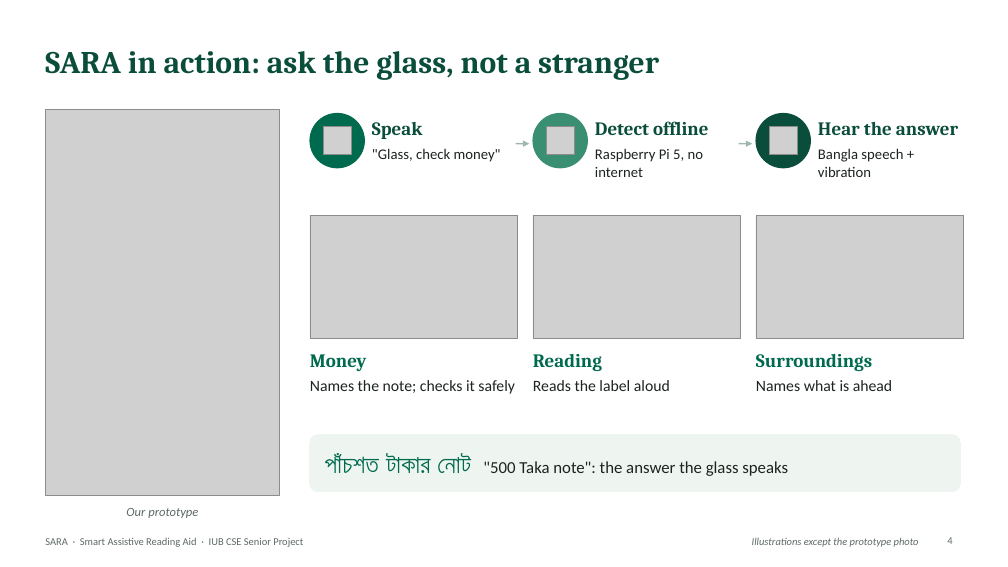
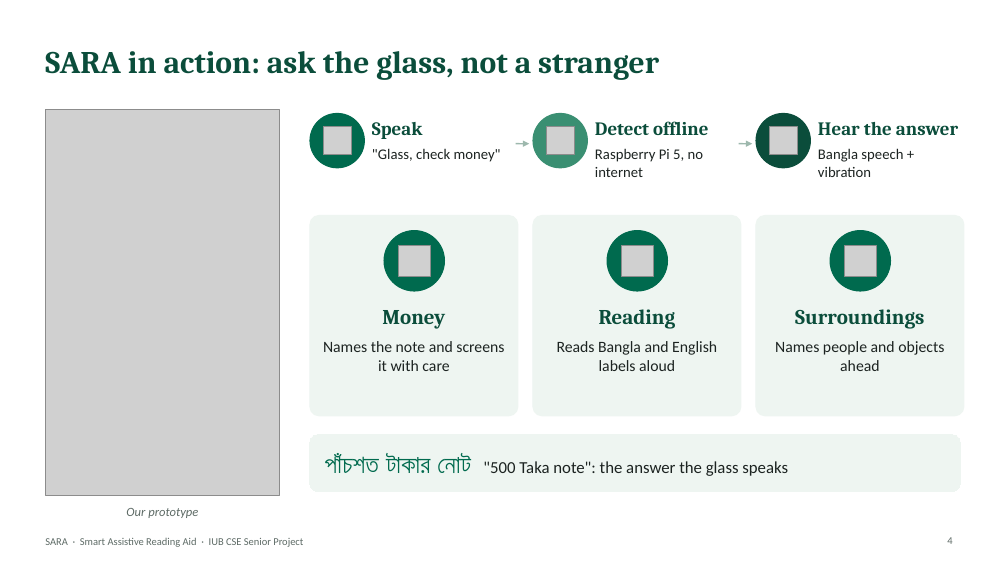
Before and after one commit to aflam330/Senior_project_wearable_glass_for_blind_people_using_ocr_and_ylo, a slide deck: slide 4 of Thesis Report and paper/thesis report/slides/SARA_Presentation.pptx. Drawn at 1008x567 pixels with LibreOffice and Linux fonts; fonts in the diff are those of the drawing; grey boxes stand for pictures. Boxes give left, top, right and bottom in pixels: in the first picture for what was removed or moved away, otherwise in the second. Text is boxed around its words. In the diff, an @@ line names an element or a change of style, - is before the commit and + after.

```diff
--- a/Thesis Report and paper/thesis report/slides/SARA_Presentation.pptx
+++ b/Thesis Report and paper/thesis report/slides/SARA_Presentation.pptx
@@ picture removed at [310,216,518,338] @@
@@ rounded rectangle added at [310,216,518,416], fill #EEF5F1, outline #EEF5F1 1 pt @@
@@ ellipse added at [384,231,445,291], fill #006A4E, outline #006A4E 1 pt @@
@@ picture removed at [533,216,741,338] @@
@@ rounded rectangle added at [533,216,741,416], fill #EEF5F1, outline #EEF5F1 1 pt @@
@@ ellipse added at [607,231,668,291], fill #006A4E, outline #006A4E 1 pt @@
@@ picture removed at [756,216,964,338] @@
@@ rounded rectangle added at [756,216,964,416], fill #EEF5F1, outline #EEF5F1 1 pt @@
@@ ellipse added at [830,231,891,291], fill #006A4E, outline #006A4E 1 pt @@
@@ picture added at [399,245,430,277] @@
@@ picture added at [622,245,653,277] @@
@@ picture added at [845,245,876,277] @@
@@ text "Money": place and size @@
-text "Money" at [310,354,367,371]
+text "Money" at [382,310,445,329]
@@ text "Reading": place and size @@
-text "Reading" at [533,354,602,371]
+text "Reading" at [599,309,676,329]
@@ size 18 to 20 pt, text colour #006A4E to #0B4D3B; alignment left to centre in 3 elements at [382,310,445,329], [599,309,676,329], [795,309,924,329] @@
@@ text "Surroundings": place and size @@
-text "Surroundings" at [756,354,872,371]
+text "Surroundings" at [795,309,924,329]
@@ text at [323,341,504,371]: text changed @@
-Names the note; checks it safely
+Names the note and screens it with care
@@ text at [557,341,717,371]: text changed @@
-Reads the label aloud
+Reads Bangla and English labels aloud
@@ text at [775,341,944,371]: text changed @@
-Names what is ahead
+Names people and objects ahead
@@ text removed at [752,537,919,547] @@
-Illustrations except the prototype photo
```
Also in this commit, not shown: 17 other slides changed, 7 other files.
